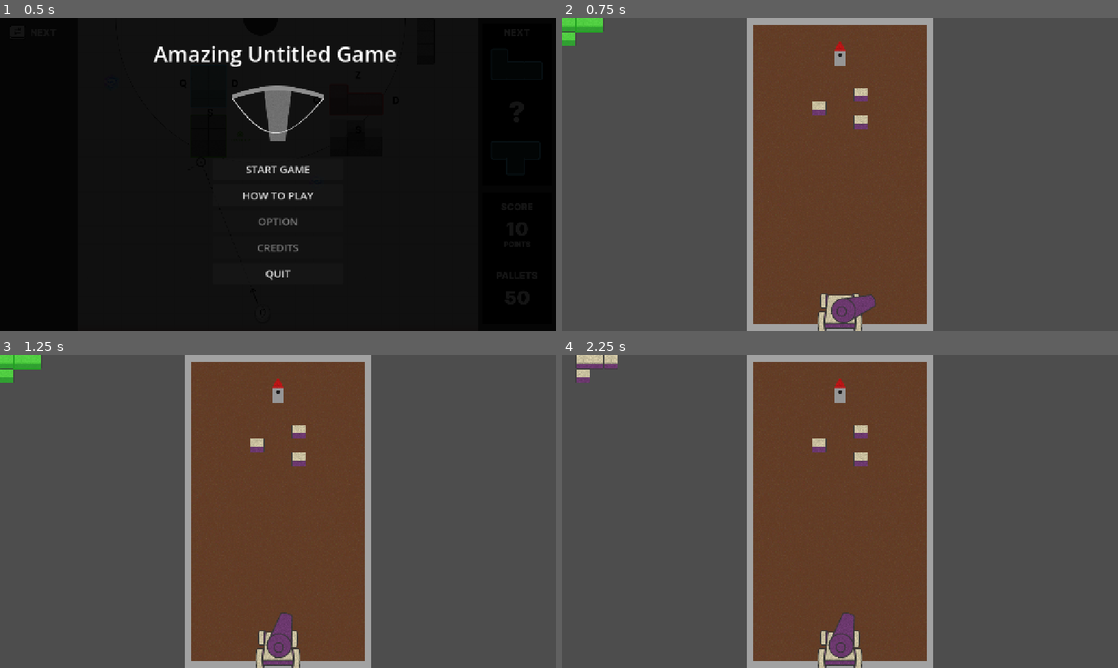
Above: before the commit, frames 1-4 (two rows, left to right).
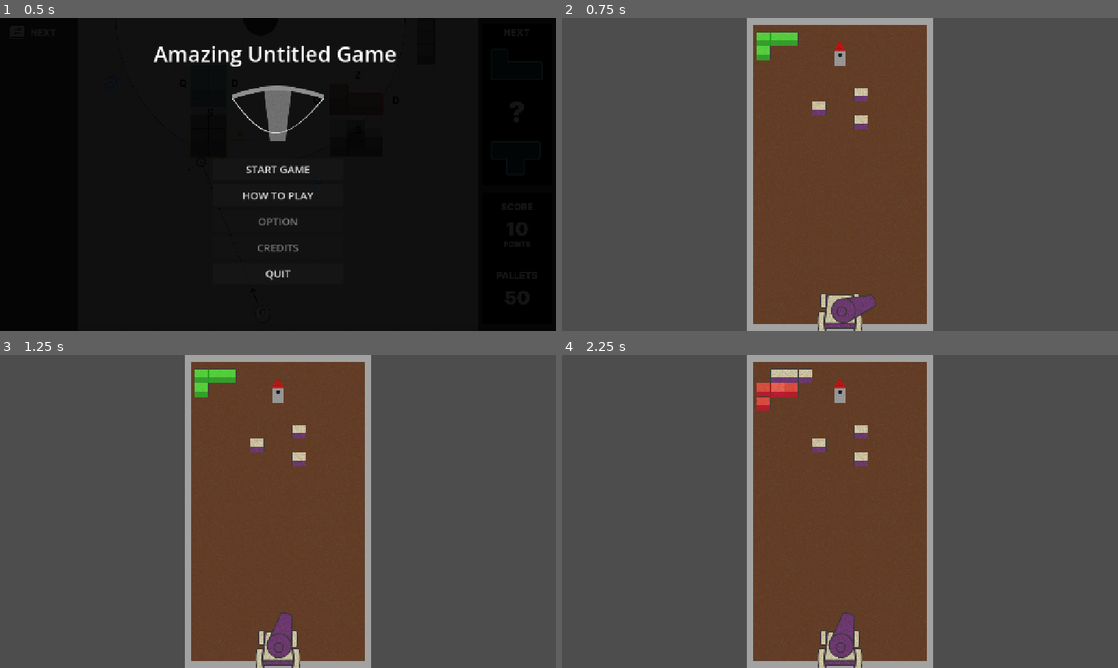
Above: after the commit, the same moments.

Repository: Angele-Bzl/construction
Game: Godot game, scene res://Scenes/title_screen.tscn
The game is run twice, just before and just after one commit, with the same random seed, the same clock (stepped at 60 frames per second) and the same inputs.
Inputs (mouse positions are in pixels of both pictures, inside the frame that each line leads up to):
- Up to frame 1 (0.5 s): no input
- Up to frame 2 (0.75 s): click "START GAME" at 0.5 s
- Up to frame 3 (1.25 s): no input
- Up to frame 4 (2.25 s): move the mouse to (962, 495) at 1.27 s; hold D (right) 1.28-2.03 s; tap Space (snap) at 1.35 s; tap Enter at 2 s; move the mouse to (728, 527) at 2.02 s; hold S (down) from 2.03 s (still down); click (728, 527) at 2.1 s

Frame 1 is identical in both runs. In frame 2, 0.9% of the frame differs, in the area x 0-43%, y 0-14%; in frame 3, 0.9%; in frame 4, 1.2%, in the area x 2-45%, y 0-18%.

Commit message:
Génération de pattern après en avoir posé un

Diff:
--- a/construction/Scenes/main_scene.tscn
+++ b/construction/Scenes/main_scene.tscn
@@ -1,13 +1,13 @@
 [gd_scene format=3 uid="uid://drenkfbh8hdop"]
 
 [ext_resource type="Texture2D" uid="uid://80njmbwc6ram" path="res://Assets/Placeholders/placeholder_background.png" id="1_jv6wh"]
+[ext_resource type="Script" uid="uid://dsqc6qustfk5v" path="res://Scripts/levelManager.gd" id="1_m1efj"]
 [ext_resource type="Texture2D" uid="uid://mgubiq2qcmbv" path="res://Assets/Placeholders/placeholder_ground.png" id="2_x6ack"]
 [ext_resource type="Texture2D" uid="uid://b6sedyukr0b27" path="res://Assets/Placeholders/placeholder_wall.png" id="3_iacmt"]
 [ext_resource type="PackedScene" uid="uid://cfubmk7s40qls" path="res://Prefabs/CrossbowPrefabs/crossbow.tscn" id="4_x6ack"]
 [ext_resource type="PackedScene" uid="uid://dmm0qqj4gh5up" path="res://Prefabs/BlockPrefabs/block.tscn" id="5_iacmt"]
 [ext_resource type="Texture2D" uid="uid://cpe6nep6cxb5l" path="res://Assets/Items/Canon base.png" id="5_maf8m"]
 [ext_resource type="PackedScene" uid="uid://ct3oijw5r6wfs" path="res://Prefabs/BlockPrefabs/nexus.tscn" id="6_6ev3c"]
-[ext_resource type="PackedScene" uid="uid://du6bvr3c87on8" path="res://Prefabs/BlockPrefabs/PatternPrefabs/pattern.tscn" id="7_maf8m"]
 
 [sub_resource type="RectangleShape2D" id="RectangleShape2D_xrivr"]
 size = Vector2(20, 720)
@@ -16,6 +16,7 @@
 size = Vector2(432, 20)
 
 [node name="MainScene" type="Node2D" unique_id=533807947]
+script = ExtResource("1_m1efj")
 
 [node name="Background" type="Sprite2D" parent="." unique_id=2005764036]
 visible = false
@@ -94,7 +95,8 @@
 [node name="Block3" parent="BlockContainer" unique_id=1760648103 instance=ExtResource("5_iacmt")]
 position = Vector2(688, 240)
 
+[node name="PatternSpawn" type="Node2D" parent="." unique_id=828033140]
+position = Vector2(448, 32)
+
 [node name="Nexus" parent="." unique_id=407422604 instance=ExtResource("6_6ev3c")]
 position = Vector2(640, 96)
-
-[node name="Pattern" parent="." unique_id=103748082 instance=ExtResource("7_maf8m")]
--- a/construction/Scripts/Defender.gd
+++ b/construction/Scripts/Defender.gd
@@ -1 +1,3 @@
 extends Node
+
+signal pattern_snapped
--- a/construction/Scripts/GlobalManager.gd
+++ b/construction/Scripts/GlobalManager.gd
@@ -1,3 +1,4 @@
 extends Node
 
+const PATTERN_PATH : String = "res://Prefabs/BlockPrefabs/PatternPrefabs/"
 const TILE : Vector2 = Vector2(32.0,32.0)
--- /dev/null
+++ b/construction/Scripts/levelManager.gd
@@ -0,0 +1,42 @@
+extends Node2D
+
+@onready var pattern_spawn = $PatternSpawn
+@onready var block_container = $BlockContainer
+
+var patterns : Array[PackedScene]
+
+func _ready():
+	Defender.pattern_snapped.connect(generate_new_pattern)
+
+	_get_pattern_files()
+
+	await get_tree().process_frame
+
+	generate_new_pattern()
+
+#fonction pour récupérer les différents
+func _get_pattern_files():
+	var scene_loads : Array
+
+	var dir = DirAccess.open(GlobalManager.PATTERN_PATH)
+
+	if dir:
+		print("access to file")
+		for file_name in dir.get_files():
+			print(file_name)
+			var file = load(GlobalManager.PATTERN_PATH + "/" + file_name)
+			if file is PackedScene:
+				print(file.get_script())
+				print("is pattern")
+				patterns.append(file)
+	else:
+		print("can't access pattern file")
+
+	print(patterns)
+
+func generate_new_pattern():
+	if !patterns.is_empty():
+		var new_pattern : Pattern = patterns.pick_random().instantiate()
+		new_pattern.global_position = pattern_spawn.global_position
+		block_container.add_child(new_pattern)
+		new_pattern.select()
--- a/construction/Scripts/pattern.gd
+++ b/construction/Scripts/pattern.gd
@@ -68,5 +68,6 @@
 func snap_to_ground():
 	if can_snap():
 		deselect()
+		Defender.pattern_snapped.emit()
 	else:
 		print("Can't snap pattern here !")
Not shown, added: construction/Scripts/levelManager.gd.uid
